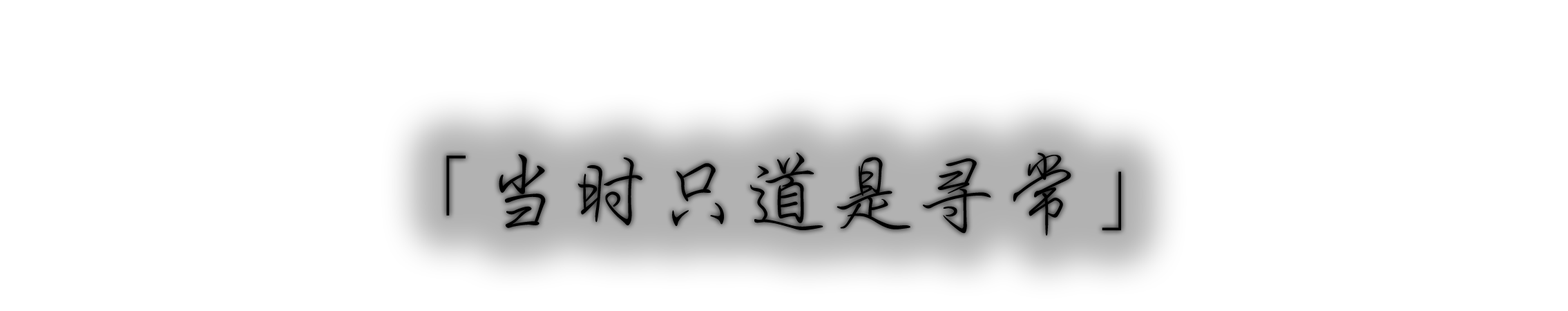
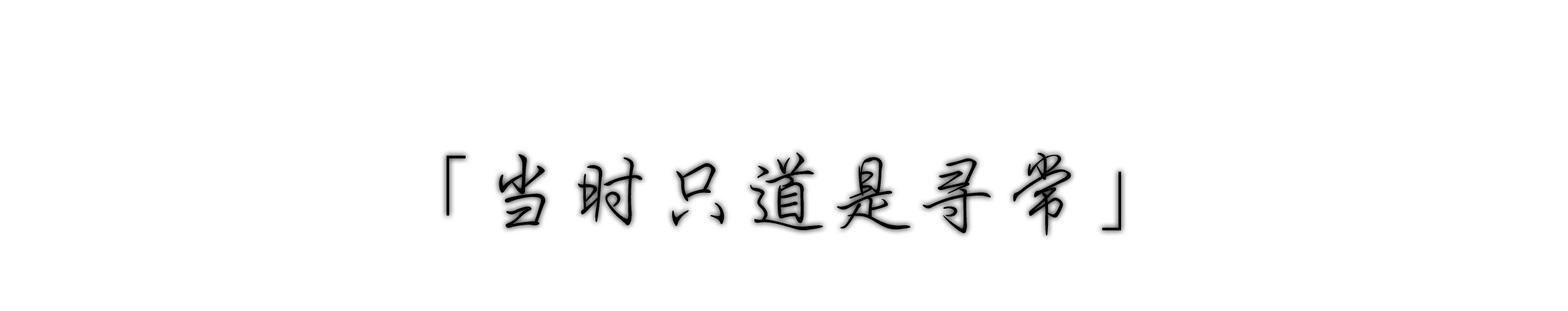
Revision of a layered 1568×311 image; what changed, layer by layer:
pixels changed over [386, 94, 1182, 293] (layer not identified)
